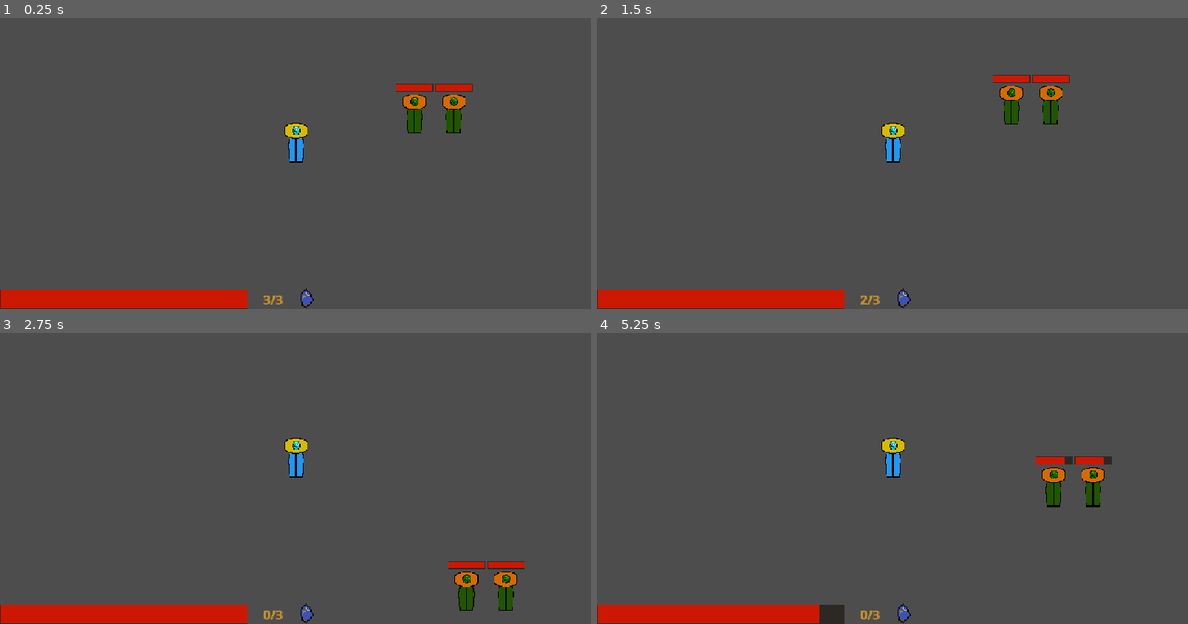
Above: before the commit, frames 1-4 (two rows, left to right).
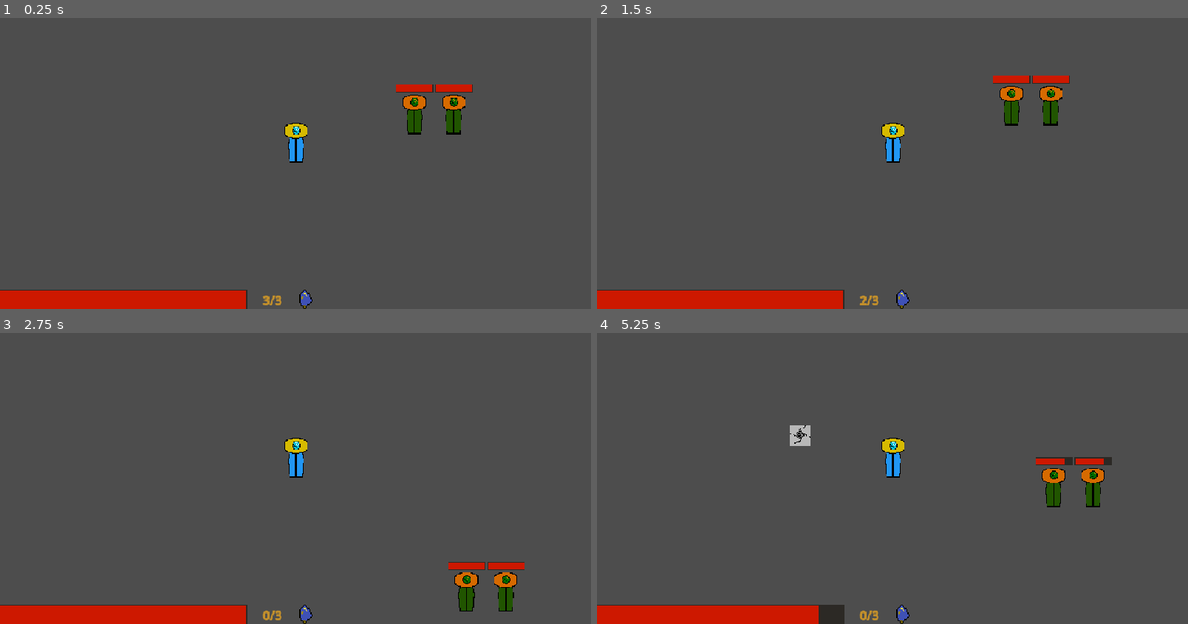
Above: after the commit, the same moments.

Repository: nf12pro/ChronoAnchor
Game: Godot game, scene res://scenes/testing_scene.tscn
The game is run twice, just before and just after one commit, with the same random seed, the same clock (stepped at 60 frames per second) and the same inputs.
Inputs (mouse positions are in pixels of both pictures, inside the frame that each line leads up to):
- Up to frame 1 (0.25 s): no input
- Up to frame 2 (1.5 s): tap Enter at 0.5 s; move the mouse to (862, 210) at 0.52 s; hold Shift (dash) 0.53-1.28 s; hold W (move_up) from 0.53 s (still down); click (862, 210) at 0.67 s; move the mouse to (1069, 192) at 1.27 s; click (1069, 192) at 1.35 s
- Up to frame 3 (2.75 s): tap Shift (dash) at 1.55 s; move the mouse to (118, 408) at 2.02 s; release W (move_up) at 2.03 s; hold A (move_left) from 2.03 s (still down); hold Shift (dash) from 2.03 s (still down)
- Up to frame 4 (5.25 s): move the mouse to (922, 458) at 2.77 s; release Shift (dash) at 2.78 s; right-click (922, 458) at 2.85 s; click (922, 458) at 2.92 s; tap Shift (dash) at 3.05, 3.8, 4.55 s; move the mouse to (803, 373) at 3.52 s; release A (move_left) at 3.53 s; hold S (move_down) 3.53-4.28 s; hold P (take_damage_test) 3.53-4.28 s; tap Q (place_save_state) at 4.15 s; move the mouse to (1022, 440) at 4.27 s; hold Right (move_right) 4.28-5.03 s; tap Alt at 4.35 s; tap E (rewind_to_save_state) at 4.9 s; move the mouse to (774, 475) at 5.02 s; hold W (move_up) from 5.03 s (still down); hold Shift (dash) from 5.03 s (still down); click (774, 475) at 5.17 s

The runs differ from the first frame. In frame 1, 0.6% of the frame differs, in the area x 0-80%, y 22-100%; in frame 2, 0.6%; in frame 3, 0.6%; in frame 4, 0.8%, in the area x 0-88%, y 31-100%.

Commit message:
Added Placing Save States

Diff:
--- a/scenes/player.tscn
+++ b/scenes/player.tscn
@@ -32,21 +32,21 @@
 size = Vector2(32, 58)
 
 [node name="player" type="CharacterBody2D" unique_id=142865822]
+z_index = 1
 collision_layer = 2
 script = ExtResource("1_g2els")
 
 [node name="health_bar" parent="." unique_id=2078701455 instance=ExtResource("3_qhqgy")]
+z_index = 2
 anchors_preset = 2
 anchor_top = 1.0
 anchor_bottom = 1.0
-offset_left = 1.0
 offset_top = 510.0
-offset_right = 401.0
 offset_bottom = 540.0
 grow_vertical = 0
 
 [node name="dash_shard" type="Sprite2D" parent="." unique_id=290740632]
-position = Vector2(496, 524)
+position = Vector2(494, 524)
 scale = Vector2(2, 2)
 texture = ExtResource("4_dqkch")
 
@@ -56,9 +56,9 @@
 anchor_top = 0.94100004
 anchor_right = 0.51000005
 anchor_bottom = 0.998
-offset_left = 403.0
+offset_left = 402.0
 offset_top = 508.0
-offset_right = 483.0
+offset_right = 482.0
 offset_bottom = 540.0
 grow_horizontal = 2
 grow_vertical = 2
@@ -72,17 +72,14 @@
 vertical_alignment = 2
 
 [node name="player_sprite" type="AnimatedSprite2D" parent="." unique_id=2084851377]
-position = Vector2(480, 271)
+position = Vector2(480, 270)
 sprite_frames = SubResource("SpriteFrames_6esg4")
 autoplay = "default"
 frame_progress = 0.12391861
 
 [node name="player_hurtbox" type="CollisionShape2D" parent="." unique_id=1128658469]
-position = Vector2(480, 271)
+position = Vector2(480, 270)
 shape = SubResource("RectangleShape2D_hv2ic")
-
-[node name="canvas_layer" type="CanvasLayer" parent="." unique_id=527961938]
-follow_viewport_enabled = true
 
 [node name="health_timer" type="Timer" parent="." unique_id=899907336]
 process_callback = 0
@@ -99,10 +96,10 @@
 one_shot = true
 
 [node name="sword_equipment" parent="." unique_id=1586162383 instance=ExtResource("5_qlg0r")]
-position = Vector2(480, 271)
+position = Vector2(480, 270)
 
 [node name="camera_2d" type="Camera2D" parent="." unique_id=843484154]
-position = Vector2(480, 271)
+position = Vector2(480, 270)
 
 [connection signal="timeout" from="health_timer" to="." method="_on_health_timer_timeout"]
 [connection signal="timeout" from="dash_timer" to="." method="_on_dash_timer_timeout"]
--- /dev/null
+++ b/scenes/save_state_sprite_loading.tscn
@@ -0,0 +1,6 @@
+[gd_scene format=3 uid="uid://c7niq235fsa7m"]
+
+[ext_resource type="Texture2D" uid="uid://c1btvnms7f7yy" path="res://assets/prototype_save_state.png" id="1_a1it7"]
+
+[node name="save_state_sprite_loading" type="Sprite2D" unique_id=1460641979]
+texture = ExtResource("1_a1it7")
--- a/scripts/player.gd
+++ b/scripts/player.gd
@@ -50,13 +50,17 @@
 
 @onready var sword_equipment = $sword_equipment
 
-#region Save-Stating
-@export var save_state_amount: int = 1
+#region Save State
+const save_state_sprite = preload("res://scenes/save_state_sprite_loading.tscn")
+
+@export var save_state_max_amount: int = 1
 var save_state_placed: int = 0
-var save_state_dash_amount: Array = []
+var save_state_dash_charges: Array = []
 var save_state_health: Array = []
 var save_state_x_location: Array = []
 var save_state_y_location: Array = []
+
+var save_state_nodes: Array = []
 #endregion
 
 func _ready():
@@ -148,11 +152,28 @@
 			Global.freeze(0.18, 0.02)
 	if event.is_action_pressed("dash"):
 		dash()
+	if event.is_action_pressed("place_save_state") and save_state_placed < save_state_max_amount:
+		place_save_state()
+	if event.is_action_pressed("rewind_to_save_state") and save_state_placed > 0:
+		rewind_to_save_state()
 
 func place_save_state() -> void:
-	pass
+	save_state_placed += 1
+	save_state_dash_charges.append(dash_charges)
+	save_state_health.append(health)
+	save_state_x_location.append(global_position.x + 480)
+	save_state_y_location.append(global_position.y + 270)
 
-func save_state() -> void:
+	var save_state_sprite_loaded = save_state_sprite.instantiate()
+
+	save_state_sprite_loaded.global_position.x = global_position.x + 480
+	save_state_sprite_loaded.global_position.y = global_position.y + 270
+
+	get_parent().add_child(save_state_sprite_loaded)
+
+	save_state_nodes.append(save_state_sprite_loaded)
+
+func rewind_to_save_state() -> void:
 	pass
 
 func _on_health_depleted() -> void:
